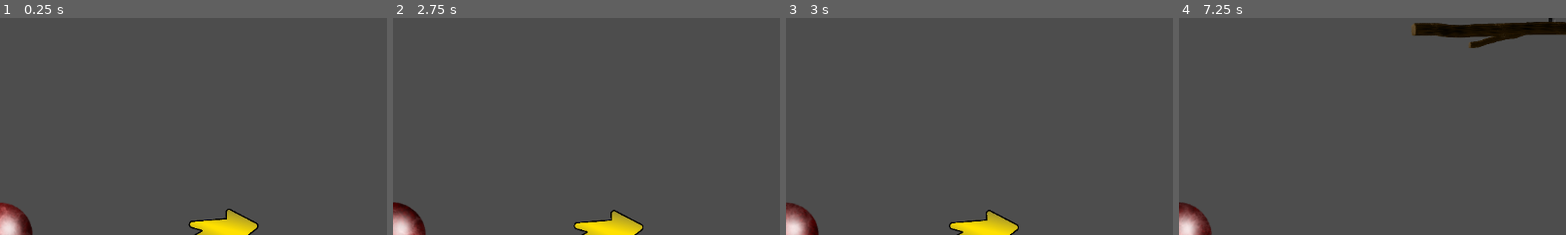
Above: before the commit, frames 1-4 (left to right).
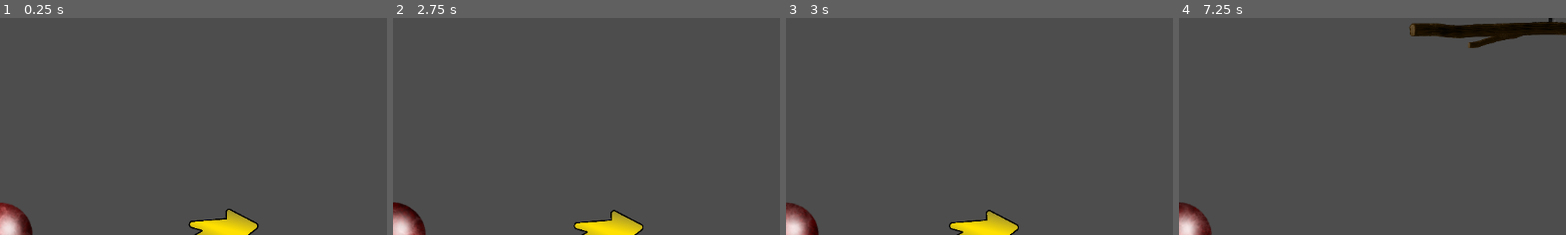
Above: after the commit, the same moments.

Repository: Cicadaware/Basic-Side-Scroller
Game: Godot game, scene res://node_2d.tscn
Two runs of this game, one before a commit and one after it. Both use one fixed random seed, a clock stepped at 60 frames per second and the inputs below.
Inputs:
- Up to frame 1 (0.25 s): no input
- Up to frame 2 (2.75 s): tap Enter (ui_accept) at 0.5, 0.77, 1.52 s; hold Right (ui_right) 0.53-2.03 s; hold Left (ui_left) from 2.03 s (still down)
- Up to frame 3 (3 s): keep holding Left (ui_left)
- Up to frame 4 (7.25 s): tap Enter (ui_accept) at 3.02, 3.77, 4.52, 6.02, 6.77 s; release Left (ui_left) at 4.28 s; hold Right (ui_right) from 4.28 s (still down)
The pictures show only the part of the screen within x 50-100%, y 0-50%; the shares and areas given below are measured in that part.

Frames 1-3 are identical in both runs. In frame 4, 0.1% of the frame differs, in the area x 59-100%, y 1-14%.

Commit message:
fixed collision boundaries

Diff:
--- a/node_2d.tscn
+++ b/node_2d.tscn
@@ -16,10 +16,13 @@
 [sub_resource type="CircleShape2D" id="CircleShape2D_epypp"]
 
 [sub_resource type="RectangleShape2D" id="RectangleShape2D_hqns4"]
-size = Vector2(128.75, 60.0523)
+size = Vector2(128.75, 46.9977)
+
+[sub_resource type="RectangleShape2D" id="RectangleShape2D_ta5nu"]
+size = Vector2(127.5, 48.081)
 
 [sub_resource type="RectangleShape2D" id="RectangleShape2D_q6r6c"]
-size = Vector2(128, 51.7772)
+size = Vector2(128, 127.773)
 
 [sub_resource type="RectangleShape2D" id="RectangleShape2D_0h7mo"]
 size = Vector2(123.2, 130.548)
@@ -205,7 +208,7 @@
 constant_linear_velocity = Vector2(0, 0.035)
 
 [node name="Sprite2D" type="Sprite2D" parent="Ground4"]
-position = Vector2(4.8784, 23.4987)
+position = Vector2(4.99998, 28.7206)
 scale = Vector2(0.159696, 0.835509)
 texture = ExtResource("8_ir8iy")
 
@@ -219,7 +222,7 @@
 constant_linear_velocity = Vector2(0, 0.035)
 
 [node name="Sprite2D" type="Sprite2D" parent="Ground18"]
-position = Vector2(4.8784, 23.4987)
+position = Vector2(4.99998, 28.7206)
 scale = Vector2(0.159696, 0.835509)
 texture = ExtResource("8_ir8iy")
 
@@ -233,12 +236,12 @@
 constant_linear_velocity = Vector2(0, 0.035)
 
 [node name="Sprite2D" type="Sprite2D" parent="Ground20"]
-position = Vector2(4.8784, 23.4987)
+position = Vector2(4.49998, 23.4987)
 scale = Vector2(0.159696, 0.835509)
 texture = ExtResource("8_ir8iy")
 
 [node name="CollisionShape2D" type="CollisionShape2D" parent="Ground20" groups=["Ground"]]
-position = Vector2(5.375, -28.7206)
+position = Vector2(5.5, -36.5536)
 shape = SubResource("RectangleShape2D_hqns4")
 
 [node name="Ground21" type="StaticBody2D" parent="." groups=["Ground"]]
@@ -247,7 +250,7 @@
 constant_linear_velocity = Vector2(0, 0.035)
 
 [node name="Sprite2D" type="Sprite2D" parent="Ground21"]
-position = Vector2(4.8784, 23.4987)
+position = Vector2(4.99998, 31.3318)
 scale = Vector2(0.159696, 0.835509)
 texture = ExtResource("8_ir8iy")
 
@@ -260,93 +263,94 @@
 scale = Vector2(2, 0.383)
 
 [node name="Sprite2D" type="Sprite2D" parent="Ground5"]
-position = Vector2(6.75001, 5.22189)
+position = Vector2(4.00001, 5.22189)
 scale = Vector2(0.164375, 0.652747)
 texture = ExtResource("8_x0ka3")
 
 [node name="CollisionShape2D" type="CollisionShape2D" parent="Ground5"]
-position = Vector2(5, -33.111)
-shape = SubResource("RectangleShape2D_q6r6c")
+position = Vector2(4.75, -34.4845)
+shape = SubResource("RectangleShape2D_ta5nu")
 
 [node name="Ground6" type="StaticBody2D" parent="." groups=["Ground"]]
 position = Vector2(1428, -683)
 scale = Vector2(2, 0.383)
 
 [node name="Sprite2D" type="Sprite2D" parent="Ground6"]
-position = Vector2(7.00005, 37.8592)
+position = Vector2(4.99999, 36.5536)
 scale = Vector2(0.165, 0.613575)
 texture = ExtResource("8_x0ka3")
 
-[node name="CollisionShape2D" type="CollisionShape2D" parent="Ground6"]
-position = Vector2(5, 3)
-shape = SubResource("RectangleShape2D_q6r6c")
+[node name="CollisionShape2D2" type="CollisionShape2D" parent="Ground6"]
+position = Vector2(5, -6.10352e-05)
+shape = SubResource("RectangleShape2D_ta5nu")
 
 [node name="Ground8" type="StaticBody2D" parent="." groups=["Ground"]]
 position = Vector2(1041, -965)
 scale = Vector2(2, 0.383)
 
 [node name="Sprite2D" type="Sprite2D" parent="Ground8"]
-position = Vector2(7.00005, 37.8592)
+position = Vector2(5.99999, 36.5536)
 scale = Vector2(0.165, 0.613575)
 texture = ExtResource("8_x0ka3")
 
-[node name="CollisionShape2D" type="CollisionShape2D" parent="Ground8"]
-position = Vector2(5, 3)
-shape = SubResource("RectangleShape2D_q6r6c")
+[node name="CollisionShape2D3" type="CollisionShape2D" parent="Ground8"]
+position = Vector2(5.5, -8.58307e-06)
+shape = SubResource("RectangleShape2D_ta5nu")
 
 [node name="Ground11" type="StaticBody2D" parent="." groups=["Ground"]]
 position = Vector2(4389, -1114)
 scale = Vector2(2, 0.383)
 
 [node name="Sprite2D" type="Sprite2D" parent="Ground11"]
-position = Vector2(7.00005, 37.8592)
+position = Vector2(4.50005, 36.5534)
 scale = Vector2(0.165, 0.613575)
 texture = ExtResource("8_x0ka3")
 
-[node name="CollisionShape2D" type="CollisionShape2D" parent="Ground11"]
-position = Vector2(5, 3)
-shape = SubResource("RectangleShape2D_q6r6c")
+[node name="CollisionShape2D2" type="CollisionShape2D" parent="Ground11" groups=["Ground"]]
+position = Vector2(5, 0)
+shape = SubResource("RectangleShape2D_hqns4")
 
 [node name="Ground17" type="StaticBody2D" parent="." groups=["Ground"]]
 position = Vector2(4003, -1396)
 scale = Vector2(2, 0.383)
 
 [node name="Sprite2D" type="Sprite2D" parent="Ground17"]
-position = Vector2(7.00005, 37.8592)
+position = Vector2(5.50005, 33.9428)
 scale = Vector2(0.165, 0.613575)
 texture = ExtResource("8_x0ka3")
 
-[node name="CollisionShape2D" type="CollisionShape2D" parent="Ground17"]
-position = Vector2(5, 3)
-shape = SubResource("RectangleShape2D_q6r6c")
+[node name="CollisionShape2D3" type="CollisionShape2D" parent="Ground17" groups=["Ground"]]
+position = Vector2(5.5, 0.000235558)
+shape = SubResource("RectangleShape2D_hqns4")
 
 [node name="Ground22" type="StaticBody2D" parent="." groups=["Ground"]]
 position = Vector2(4052, -868)
 scale = Vector2(2, 0.383)
 
 [node name="Sprite2D" type="Sprite2D" parent="Ground22"]
-position = Vector2(7.00005, 37.8592)
+position = Vector2(5.00005, 39.1647)
 scale = Vector2(0.165, 0.613575)
 texture = ExtResource("8_x0ka3")
 
-[node name="CollisionShape2D" type="CollisionShape2D" parent="Ground22"]
-position = Vector2(5, 3)
-shape = SubResource("RectangleShape2D_q6r6c")
+[node name="CollisionShape2D4" type="CollisionShape2D" parent="Ground22" groups=["Ground"]]
+position = Vector2(5, 0)
+shape = SubResource("RectangleShape2D_hqns4")
 
 [node name="Ground9" type="StaticBody2D" parent="." groups=["Ground"]]
 position = Vector2(2108, -835)
 rotation = 0.688225
 scale = Vector2(10, 0.383)
 
-[node name="CollisionShape2D" type="CollisionShape2D" parent="Ground9"]
-position = Vector2(5, 3)
-shape = SubResource("RectangleShape2D_q6r6c")
-
 [node name="Sprite2D" type="Sprite2D" parent="Ground9"]
 position = Vector2(5.05223, 3.4609)
 scale = Vector2(0.0400271, 0.644571)
 texture = ExtResource("6_4d7sh")
 
+[node name="CollisionShape2D" type="CollisionShape2D" parent="Ground9"]
+position = Vector2(4.99998, 3.00098)
+scale = Vector2(1, 1)
+shape = SubResource("RectangleShape2D_q6r6c")
+
 [node name="Ground15" type="StaticBody2D" parent="."]
 position = Vector2(1649, -638)
 rotation = 1.5708
@@ -396,14 +400,14 @@
 position = Vector2(3529, -405)
 scale = Vector2(15.296, 0.383178)
 
-[node name="CollisionShape2D" type="CollisionShape2D" parent="Ground10"]
-position = Vector2(5, 3)
-shape = SubResource("RectangleShape2D_q6r6c")
-
 [node name="Sprite2D" type="Sprite2D" parent="Ground10"]
 position = Vector2(6.63573, 3.91466)
 scale = Vector2(0.0410034, 0.63939)
 texture = ExtResource("6_4d7sh")
+
+[node name="CollisionShape2D" type="CollisionShape2D" parent="Ground10"]
+position = Vector2(4.96861, 3.96704)
+shape = SubResource("RectangleShape2D_q6r6c")
 
 [node name="WinArea" type="Area2D" parent="."]
 position = Vector2(4480, -1770)
Not shown: 1 places in node_2d.tscn that only renumber resources
Binary file changed: resources/woodenFreePlatform.png
Not shown, added: resources/woodenFreePlatform.png~
Not shown, changed: resources/woodenconnectedPlatform.kra
Not shown, changed: resources/woodenconnectedPlatform.kra~
